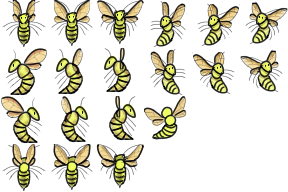
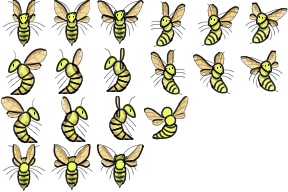
Before/after of a 288 × 192 layered artwork. What changed in the layer stack:
painted on "Line" (1st of 23, in "Left up 1" › "Wings") over (171, 96, 189, 119)
painted on "Base color" (1st of 4, in "Left up 1" › "Wings") over (171, 96, 189, 119)
